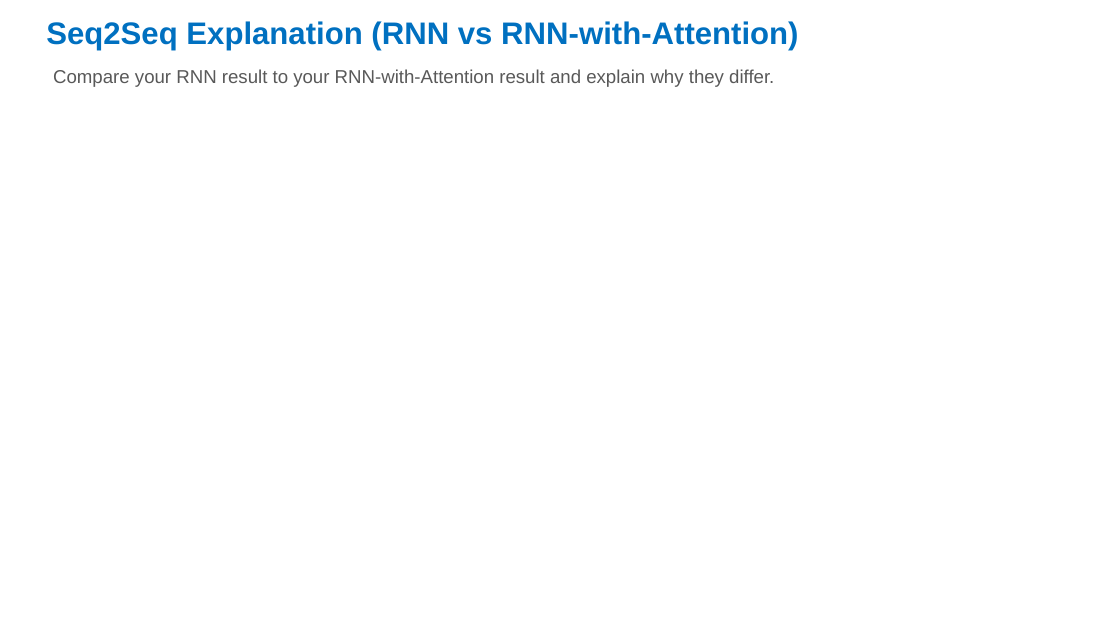
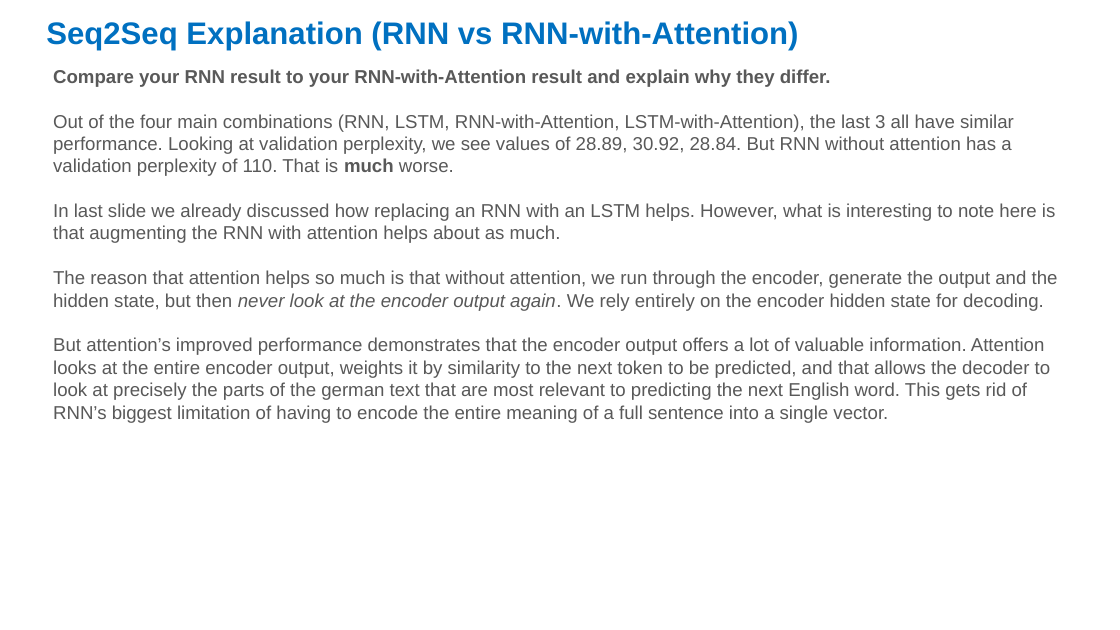
Before and after one commit to gonzaleznicolas/DL_A3, a slide deck: slide 4 of assignment3-nlp-template.pptx. Drawn at 1120x630 pixels with LibreOffice and Linux fonts; fonts in the diff are those of the drawing. Boxes give left, top, right and bottom in pixels: in the first picture for what was removed or moved away, otherwise in the second. Text is boxed around its words. In the diff, an @@ line names an element or a change of style, - is before the commit and + after.

```diff
--- a/assignment3-nlp-template.pptx
+++ b/assignment3-nlp-template.pptx
@@ text at <box>53,69,831,87</box>: bold on in "Compare your RNN result to your RNN-with-Attention ..." @@
@@ text at <box>53,114,1058,423</box>: paragraphs added @@
+Out of the four main combinations (RNN, LSTM, RNN-with-Attention, LSTM-with-Attention), the last 3 all have similar performance. Looking at validation perplexity, we see values of 28.89, 30.92, 28.84. But RNN without attention has a validation perplexity of 110. That is much worse.
+In last slide we already discussed how replacing an RNN with an LSTM helps. However, what is interesting to note here is that augmenting the RNN with attention helps about as much.
+The reason that attention helps so much is that without attention, we run through the encoder, generate the output and the hidden state, but then never look at the encoder output again. We rely entirely on the encoder hidden state for decoding.
+But attention’s improved performance demonstrates that the encoder output offers a lot of valuable information. Attention looks at the entire encoder output, weights it by similarity to the next token to be predicted, and that allows the decoder to look at precisely the parts of the german text that are most relevant to predicting the next English word. This gets rid of RNN’s biggest limitation of having to encode the entire meaning of a full sentence into a single vector.
```
Also in this commit, not shown: 3 other slides changed.
